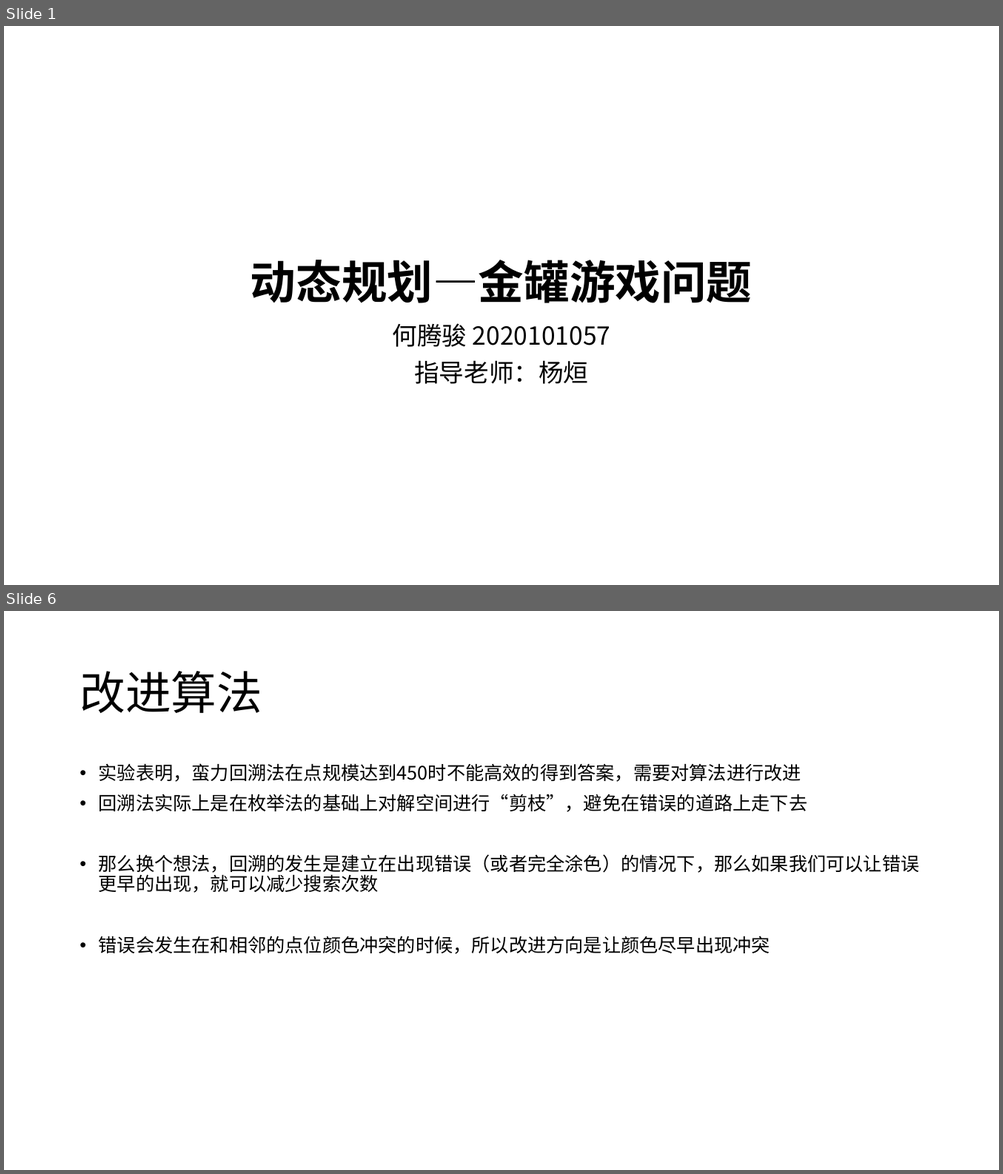
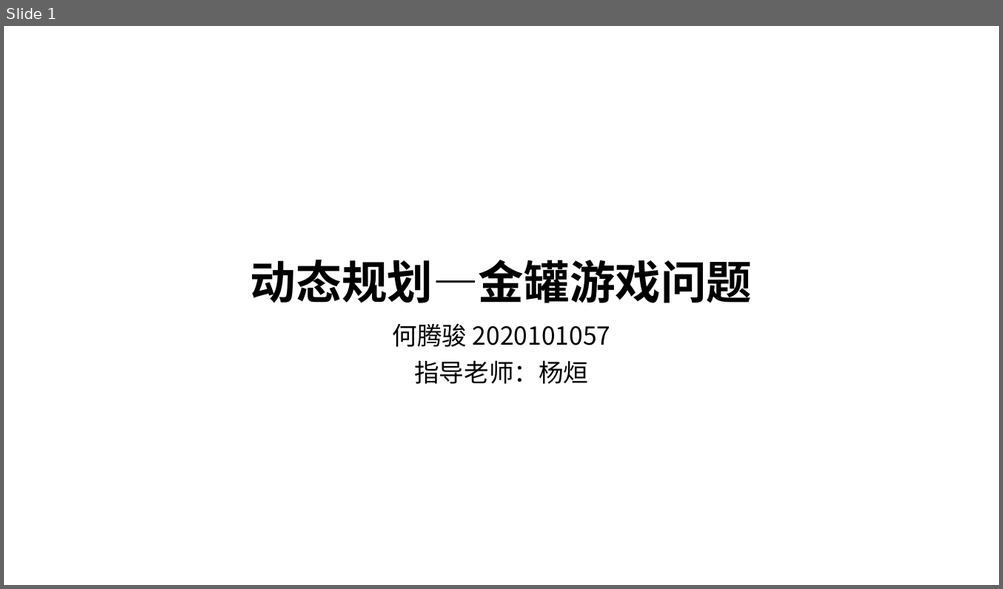
Before and after one commit to VirtualPuffer/Algorithm_Experiment, a slide deck: report/实验4/算法实验04.pptx. Shown one above the other, each under a label of ours: slides 1 and 6 before the commit, slide 1 after it; the slides between them are not shown. The pictures are 1003x1174 and 1003x589 pixels, drawn with LibreOffice and Linux fonts; fonts in the diff are those of the drawing. Boxes give left, top, right and bottom in pixels: in the first picture for what was removed or moved away, otherwise in the second. Text is boxed around its words. In the diff, an @@ line names an element or a change of style, - is before the commit and + after.

```diff
--- a/report/实验4/算法实验04.pptx
+++ b/report/实验4/算法实验04.pptx
@@ slide 6 removed at <box>4,611,999,1170</box>, background #FFFFFF @@
@@ title removed at <box>79,671,262,713</box> @@
-改进算法
@@ text removed at <box>99,763,919,954</box> @@
-• 实验表明，蛮力回溯法在点规模达到450时不能高效的得到答案，需要对算法进行改进
-• 回溯法实际上是在枚举法的基础上对解空间进行“剪枝”，避免在错误的道路上走下去
-• 那么换个想法，回溯的发生是建立在出现错误（或者完全涂色）的情况下，那么如果我们可以让错误更早的出现，就可以减少搜索次数
-• 错误会发生在和相邻的点位颜色冲突的时候，所以改进方向是让颜色尽早出现冲突
```
Also in this commit, not shown: 2 slides changed, 3 slides added, 7 other slides removed, 2 other files.
